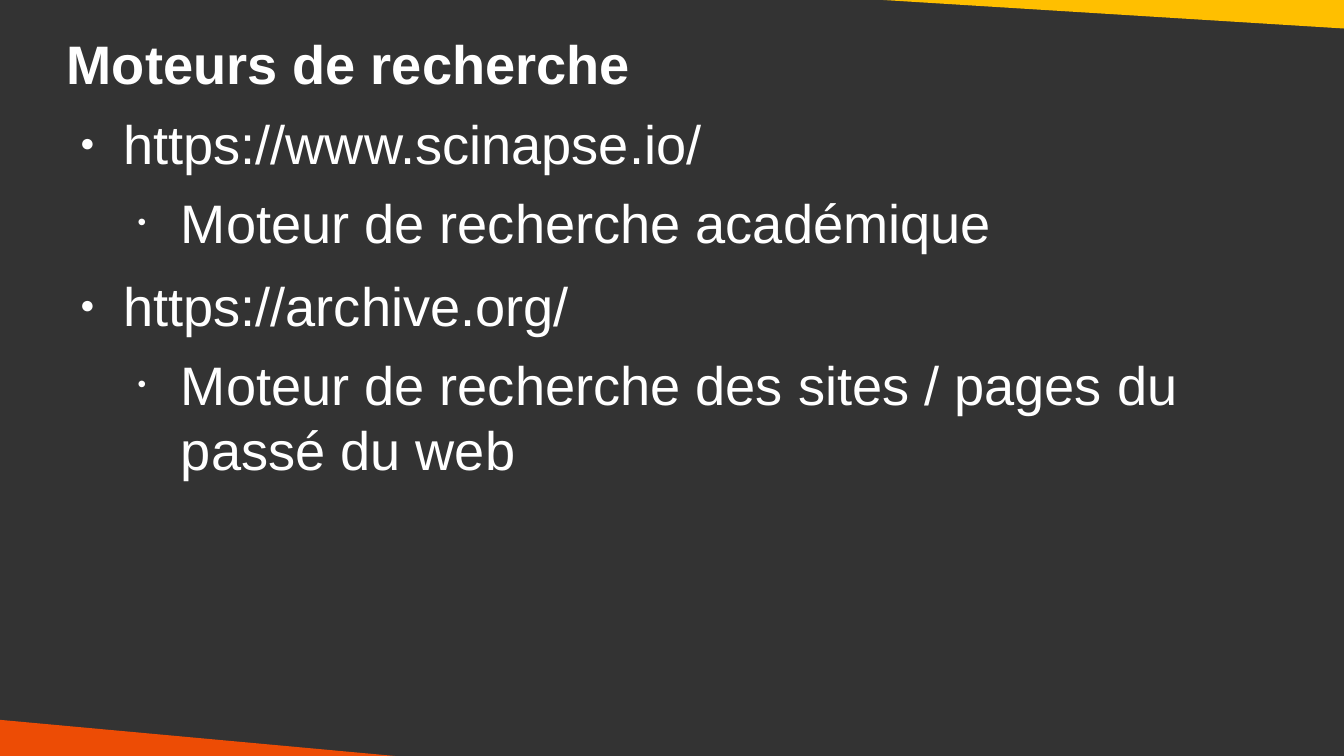
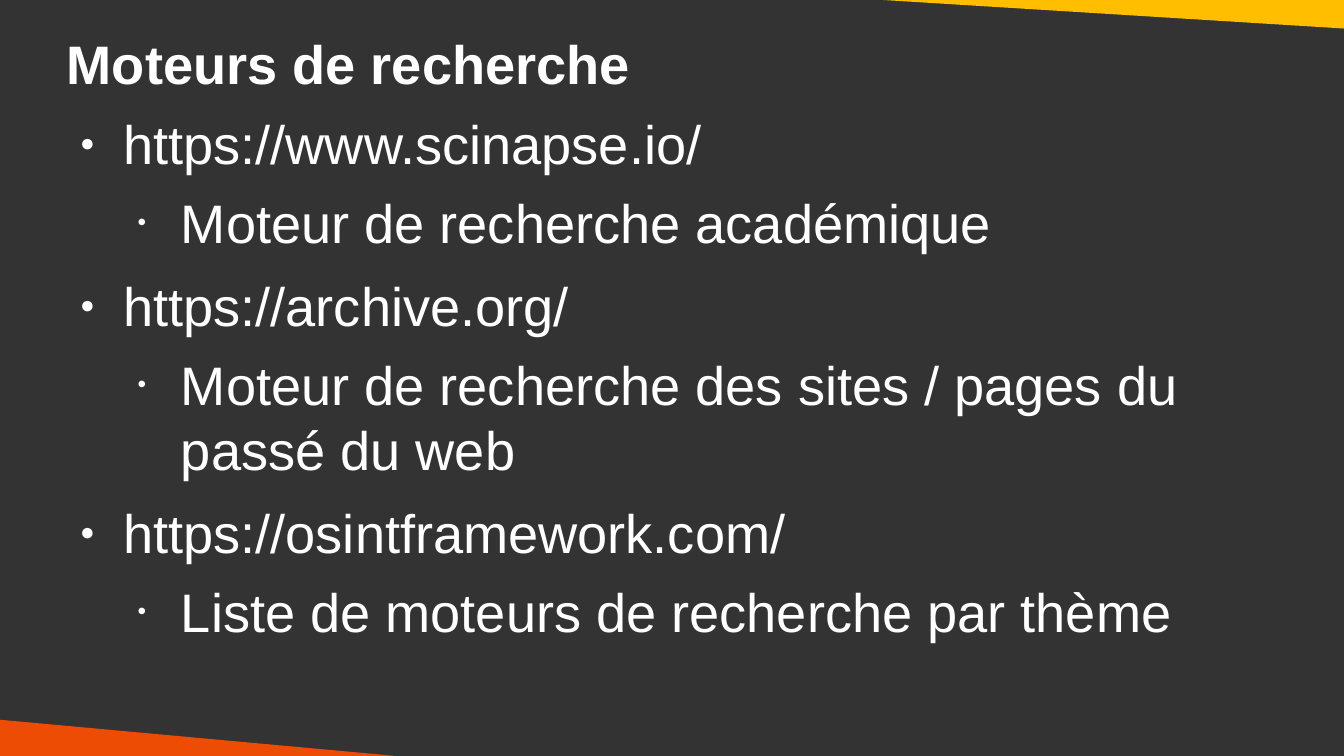
Before and after one commit to DanYellow/cours, a slide deck: slide 23 of data-journalisme-s4/travaux-pratiques/numero-1/presentation.odp. Drawn at 1344x756 pixels with LibreOffice and Linux fonts; fonts in the diff are those of the drawing. Boxes give left, top, right and bottom in pixels: in the first picture for what was removed or moved away, otherwise in the second. Text is boxed around its words. In the diff, an @@ line names an element or a change of style, - is before the commit and + after.

```diff
--- a/data-journalisme-s4/travaux-pratiques/numero-1/presentation.odp
+++ b/data-journalisme-s4/travaux-pratiques/numero-1/presentation.odp
@@ text at (123,513,1172,642): paragraphs added @@
+● https://osintframework.com/
+  • Liste de moteurs de recherche par thème
```
Also in this commit, not shown: 1 other slide changed, 4 other files.
